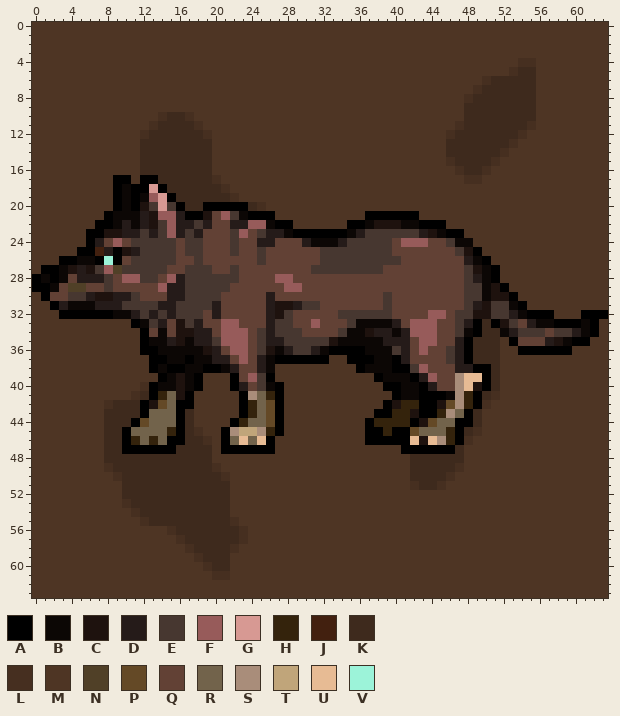
Pixel-art sprite -- png/left/left1.png. The first picture shows the starting point.
The file is 64x64 pixels. Colours within 5 levels of each other are drawn and written as one.
Palette (. is transparent): A #000000  B #0c0705  C #1e120e  D #251b19  E #473730  F #975b5a  G #d79993  H #34230c  J #42200f  K #3e2a1d  L #462f20  M #4e3524  N #504027  P #644926  Q #624135  R #72634b  S #a98d7a  T #c0a57a  U #e7bb94  V #9cf3d9
Pixels before (only the part around the change), first column x 0:
10 MMMMMMMMMMMMMMLKKLMMMMMMMMMMMMMMMMMMMMMMMMMMMMMMKKKKKKKKMMMMMMMM
11 MMMMMMMMMMMMMLKKKKLMMMMMMMMMMMMMMMMMMMMMMMMMMMMLKKKKKKKLMMMMMMMM
12 MMMMMMMMMMMMLKKKKKKLMMMMMMMMMMMMMMMMMMMMMMMMMMLKKKKKKKLMMMMMMMMM
13 MMMMMMMMMMMMKKKKKKKKMMMMMMMMMMMMMMMMMMMMMMMMMMKKKKKKKLMMMMMMMMMM
14 MMMMMMMMMMMMKKKKKKKKMMMMMMMMMMMMMMMMMMMMMMMMMMKKKKKKLMMMMMMMMMMM
15 MMMMMMMMMMMMKKKKKKKKMMMMMMMMMMMMMMMMMMMMMMMMMMLKKKKLMMMMMMMMMMMM
16 MMMMMMMMMMMMKKKKKKKKMMMMMMMMMMMMMMMMMMMMMMMMMMMLKKLMMMMMMMMMMMMM
17 MMMMMMMMMAAMAAKKKKKKLMMMMMMMMMMMMMMMMMMMMMMMMMMMLLMMMMMMMMMMMMMM
18 MMMMMMMMMABAAGAKKKKKKLMMMMMMMMMMMMMMMMMMMMMMMMMMMMMMMMMMMMMMMMMM
19 MMMMMMMMMABABFGAKKKKKKLMMMMMMMMMMMMMMMMMMMMMMMMMMMMMMMMMMMMMMMMM
20 MMMMMMMMMABACEGEAKKAAAAAKLMMMMMMMMMMMMMMMMMMMMMMMMMMMMMMMMMMMMMM
21 MMMMMMMMABBBDCFFDAACQFEBAAAMMMMMMMMMMAAAAAAMMMMMMMMMMMMMMMMMMMMM
22 MMMMMMMAABDBDCEFDDEDQQDDFFBAAMMMMMMAABCCCBBAAAMMMMMMMMMMMMMMMMMM
23 MMMMMMAACCDDEDEFDEDQQQEFQEDDBAAAAAABDEEEEEEDCBAAMMMMMMMMMMMMMMMM
24 MMMMMMADQFQEEEEEQEEQQQEQQDDQQQDBBBDEEEEEQFFFQQEBBMMMMMMMMMMMMMMM
25 MMMMMAAJDACDEEEEQEEQQQEQQEQQQQQQEEEEEEEEQQQQQQQECAMMMMMMMMMMMMMM
26 MMMAABBAVAQEEEEEQQEQQQQQQEQQQQQQEEEEEEEEEQQQQQQQDBAMMMMMMMMMMMMM
27 MAABCDCEFNEEEEEQQEEEQQEQQQQQQQQEEEEEEEEQQQQQQQQQECBAMMMMMMMMMMMM
28 ABABQDDDEQFFEEQFDEEEEEEQQQQFFQQQQQQQQQQQQQQQQQQQEDBAMMMMMMMMMMMM
29 AABQNNQQEQQQQQFDDEEEEEQQQQQQFFQQQQQQQQQQQQQQQQQQEEBCAMMMMMMMMMMM
30 MAQQEEDCCDDEQQQDDEEEEQQQQQDQQQQQQQQQQQQEQQQQQQQQEEBCCAMMMMMMMMMM
31 MMADBBBDDDEEEEDDEEEEDQQQQQDCCDEEQQQQQQQEQQQQQQQQEDCEEBAMMMMMMMMM
32 MMMAAAAAABBDEDEDEEEQDQQQQQDCEQQQQQEEEEEEQQQQFFQEECCEEDBAAAMMMAAA
33 MMMMMMMMMMMABEDQCEDQQFFQQQDEEQQFQQQEBBBBDQFFFQQEDAKACEQDBBAAABAM
34 MMMMMMMMMMMMAQBQCCDDQFFFQEDEEEQQQQEBBCDDBDFFFQQEBAKKBDEEEQEEDBAM
35 MMMMMMMMMMMMABBDCBDDEFFFQEDDEEEEECBBBBBDDDQFFQQDAKKKMAQQQDCBAAMM
36 MMMMMMMMMMMMAABBBBBCDQFFQECBDEEDBAAAABBBEDQFQQEDAKKKMMAAAAAAMMMM
37 MMMMMMMMMMMMMAABBABBDDQFQDBAAAAAAMMAAABBADQQQQEDAKKKMMMMMMMMMMMM
38 MMMMMMMMMMMMMABAABBAABDQQDBMMMMMMMMMABBBAAEFQQQDDAAKMMMMMMMMMMMM
39 MMMMMMMMMMMMMMABCBAMMMAQFEAMMMMMMMMMMMABBBADFQQSUUAKMMMMMMMMMMMM
40 MMMMMMMMMMMMLABBCBAMMMADQEBAMMMMMMMMMMMAABBADQQSUCAKMMMMMMMMMMMM
41 MMMMMMMMMMMLKAHRCAMMMMMASRHAMMMMMMMMMMMMABBAAABSHAKLMMMMMMMMMMMM
42 MMMMMMMMLKKKACPRAAMMMMMAHRPAMMMMMMMMMMMACHHAACPSHALMMMMMMMMMMMMM
43 MMMMMMMMKKKKARRRAKMMMMMAHRPAMMMMMMMMMMAAHHCAAHSRAKMMMMMMMMMMMMMM
44 MMMMMMMMKKKAPRRRAKMMMMAHRRPAMMMMMMMMMAHHHHACPRRAAKMMMMMMMMMMMMMM
45 MMMMMMMMKKARRRRHAKLMMASTTSHAMMMMMMMMMAAHAAPRRRHAKLMMMMMMMMMMMMMM
46 MMMMMMMMKKAHRHRAAKKLMARURUAMMMMMMMMMMAAAAAUCUSHALMMMMMMMMMMMMMMM
47 MMMMMMMMKKAAAAAAKKKKMAAAAAAMMMMMMMMMMMMMMAAAAAAKMMMMMMMMMMMMMMMM
48 MMMMMMMMKKKKKKKKKKKKMMMMMMMMMMMMMMMMMMMMMMKKKKKKMMMMMMMMMMMMMMMM
49 MMMMMMMMLKKKKKKKKKKKLMMMMMMMMMMMMMMMMMMMMMKKKKKLMMMMMMMMMMMMMMMM
50 MMMMMMMMMLKKKKKKKKKKKLMMMMMMMMMMMMMMMMMMMMKKKKLMMMMMMMMMMMMMMMMM
51 MMMMMMMMMMKKKKKKKKKKKKMMMMMMMMMMMMMMMMMMMMLKKLMMMMMMMMMMMMMMMMMM
52 MMMMMMMMMMKKKKKKKKKKKKMMMMMMMMMMMMMMMMMMMMMMMMMMMMMMMMMMMMMMMMMM
53 MMMMMMMMMMLKKKKKKKKKKKMMMMMMMMMMMMMMMMMMMMMMMMMMMMMMMMMMMMMMMMMM
54 MMMMMMMMMMMLKKKKKKKKKKMMMMMMMMMMMMMMMMMMMMMMMMMMMMMMMMMMMMMMMMMM
55 MMMMMMMMMMMMLKKKKKKKKKLMMMMMMMMMMMMMMMMMMMMMMMMMMMMMMMMMMMMMMMMM
56 MMMMMMMMMMMMMMMLKKKKKKKLMMMMMMMMMMMMMMMMMMMMMMMMMMMMMMMMMMMMMMMM
57 MMMMMMMMMMMMMMMMLKKKKKKLMMMMMMMMMMMMMMMMMMMMMMMMMMMMMMMMMMMMMMMM
58 MMMMMMMMMMMMMMMMMLKKKKLMMMMMMMMMMMMMMMMMMMMMMMMMMMMMMMMMMMMMMMMM
Once edited:
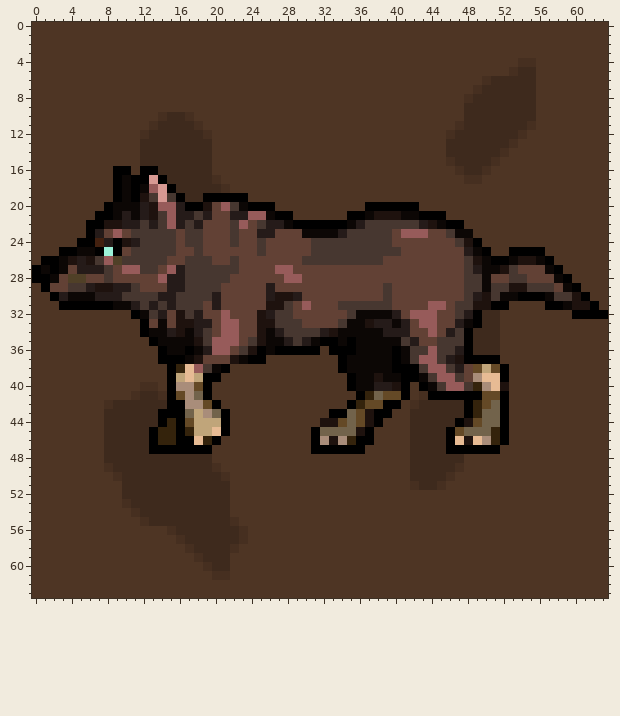
Edits made:
y 16: x 9..10 MM -> AA; x 12..13 KK -> AA
y 17: x 10..11 AM -> BA; x 13..14 AK -> GA
y 18: x 12..15 AGAK -> BFGA
y 19: x 12..13 BF -> CE; x 15..16 AK -> EA; x 19..23 KKKLM -> AAAAA
y 20: x 8..9 MA -> AB; x 11..26 ACEGEAKKAAAAAKLM -> BDCFFDAACQFEBAAA; x 37..42 MMMMMM -> AAAAAA
y 21: x 7 M -> A; x 10 B -> D; x 14 F -> E; x 17..19 AAC -> DED; x 21..28 FEBAAAMM -> QDDFFBAA; x 35..45 MMAAAAAAMMM -> AABCCCBBAAA
y 22: x 6 M -> A; x 8..9 AB -> CC; x 11..13 BDC -> DED; x 17..19 DED -> EDQ; x 22..47 DDFFBAAMMMMMMAABCCCBBAAAMM -> EFQEDDBAAAAAABDEEEEEEDCBAA
y 23: x 7..11 ACCDD -> DQFQE; x 13 D -> E; x 15..16 FD -> EQ; x 18 D -> E; x 23 F -> Q; x 25 E -> D; x 27..36 DBAAAAAABD -> QQQBBBBDEE; x 40..48 EEEDCBAAM -> QFFFQQEBB
y 24: x 5 M -> A; x 7..11 DQFQE -> JDACD; x 25..26 DD -> EQ; x 30..34 DBBBD -> QEEEE; x 41..43 FFF -> QQQ; x 46..49 EBBM -> QECA
y 25: x 3..8 MMAAJD -> AABBAV; x 10..11 CD -> QE; x 17 E -> Q; x 22 E -> Q; x 31 Q -> E; x 40 Q -> E; x 47..50 ECAM -> QDBA; x 53..56 MMMM -> AAAA
y 26: x 1..10 MMAABBAVAQ -> AABCDCEFNE; x 15 E -> Q; x 17 Q -> E; x 19 Q -> E; x 22 Q -> E; x 25 E -> Q; x 30..31 QQ -> EE; x 39..40 EE -> QQ; x 48..57 DBAMMMMMMM -> ECBAABCCBA
y 27: x 0..1 MA -> AB; x 4 C -> Q; x 6..11 CEFNEE -> DDEQFF; x 14..16 EQQ -> QFD; x 20..21 QQ -> EE; x 27..28 QQ -> FF; x 31..38 EEEEEEEE -> QQQQQQQQ; x 49 C -> D; x 51..58 AMMMMMMM -> BCEQQQBA
y 28: x 1..7 BABQDDD -> ABQNNQQ; x 10..15 FFEEQF -> QQQQFD; x 22 E -> Q; x 27 F -> Q; x 29 Q -> F; x 49 D -> E; x 51..59 AMMMMMMMM -> QQEEQQQBA
y 29: x 0 A -> M; x 2 B -> Q; x 4..11 NNQQEQQQ -> EEDCCDDE; x 14 F -> Q; x 21 E -> Q; x 26 Q -> D; x 28..29 FF -> QQ; x 39 Q -> E; x 51..60 CAMMMMMMMM -> EECCEEEQBA
y 30: x 1..8 AQQEEDCC -> MADBBBDD; x 10 D -> E; x 12..14 QQQ -> EED; x 16 D -> E; x 20 E -> D; x 27..29 QQQ -> CCD; x 49..61 EBCCAMMMMMMMM -> DCEBBAAABEECA
y 31: x 2..11 ADBBBDDDEE -> MAAAAAABBD; x 13..14 ED -> DE; x 19 E -> Q; x 26 D -> C; x 28..31 CDEE -> EQFQ; x 34..38 QQQQQ -> EEEEE; x 44..45 QQ -> FF; x 47 Q -> E; x 49 D -> C; x 51..54 EEBA -> AAMM; x 57..62 MMMMMM -> AABCCA
y 32: x 3..16 AAAAAABBDEDEDE -> MMMMMMMMABEDQC; x 18 E -> D; x 20..21 DQ -> QF; x 25 Q -> C; x 27 C -> E; x 34 E -> Q; x 36..40 EEEEQ -> BBBBD; x 42..43 QQ -> FF; x 45 F -> Q; x 48..57 ECCEEDBAAA -> DAKKMMMMMM; x 60 M -> A
y 33: x 11..14 ABED -> MAQB; x 17 E -> C; x 19 Q -> D; x 25..26 QD -> CC; x 29 Q -> E; x 31 F -> Q; x 34..35 QE -> EB; x 37..42 BBBDQF -> CDDBDQ; x 47..48 ED -> DB; x 51..62 ACEQDBBAAABA -> KMMMMMMMMMMM
y 34: x 13 Q -> B; x 15 Q -> D; x 17 C -> B; x 19 D -> E; x 23 F -> Q; x 25..27 EDE -> CBD; x 30..34 QQQQE -> EEDCB; x 37..38 CD -> BB; x 40 B -> D; x 42..43 FF -> QQ; x 46 Q -> D; x 48..49 BA -> AK; x 52..62 BDEEEQEEDBA -> MMMMMMMMMMM
y 35: x 12..13 AB -> MA; x 15..16 DC -> BB; x 18..20 DDE -> CEF; x 23..28 FQEDDE -> QECBBD; x 30..33 EEEC -> DBAA; x 35 B -> A; x 39..47 DDDQFFQQD -> BBEDQQEEE; x 53..61 AQQQDCBAA -> MMMMMMMMM
y 36: x 12..14 AAB -> MMA; x 17 B -> A; x 19..32 CDQFFQECBDEEDB -> DFFQECABAAAAAM; x 36 A -> B; x 40..45 EDQFQQ -> ABEEFE; x 54..59 AAAAAA -> MMMMMM
y 37: x 13 A -> M; x 15..32 BBABBDDQFQDBAAAAAA -> AABCQQQCBAAMMMMMMM; x 34..37 MAAA -> ABBB; x 41..47 DQQQQED -> BEFFEDC; x 49..51 KKK -> AAA
y 38: x 13..14 AB -> MM; x 16..26 ABBAABDQQDB -> HUFEBAMMMMM; x 34..36 MMA -> ABB; x 42..46 EFQQQ -> AEFFE; x 48..52 DAAKM -> QPTPA
y 39: x 14..20 ABCBAMM -> MATUTAA; x 22..26 AQFEA -> MMMMM; x 35..38 MMMA -> ABBC; x 41 B -> A; x 43..52 DFQQSUUAKM -> BEFFEQSUUA
y 40: x 13..19 ABBCBAM -> LMASSPA; x 22..27 ADQEBA -> MMMMMM; x 35..42 MMMMAABB -> ABBDDCAM; x 44..52 DQQSUCAKM -> BEFFEHSUC
y 41: x 13..19 AHRCAMM -> KLAPSRA; x 23..27 ASRHA -> MMMMM; x 36..43 MMMMABBA -> AHRPPAML; x 46..48 BSH -> AAA; x 50..52 KLM -> PPA
y 42: x 12..15 ACPR -> KKKA; x 17..20 AMMM -> SSPA; x 23..27 AHRPA -> MMMMM; x 35..38 MMMM -> AHPP; x 40..52 CHHAACPSHALMM -> AMLKKKKKAHPRA
y 43: x 12..15 ARRR -> KKAA; x 17..21 KMMMM -> RTSRA; x 23..27 AHRPA -> MMMMM; x 33..37 MMMMM -> AARPC; x 40..47 HHCAAHSR -> MMKKKKKK; x 49..52 KMMM -> HRRA
y 44: x 11..15 APRRR -> KKKAH; x 17..27 KMMMMAHRRPA -> PTTTAMMMMMM; x 32..46 MMMMMAHHHHACPRR -> CCPRPCAMMMKKKKK; x 48..52 AKMMM -> CPRRA
y 45: x 10..14 ARRRR -> KKKAH; x 17..20 KLMM -> HTTU; x 22..27 STTSHA -> MMMMMM; x 31..36 MMMMMM -> ARRRRC; x 38..52 AHAAPRRRHAKLMMM -> MMMMKKKKAPRRRHA
y 46: x 10..15 AHRHRA -> KKKAHH; x 17..26 KKLMARURUA -> AUHAMMMMMM; x 31..36 MMMMMM -> ASCSHA; x 38..52 AAAAUCUSHALMMMM -> MMMMKKKKAUCUSHA
y 47: x 10..12 AAA -> KKK; x 16..19 KKKK -> AAAA; x 21..26 AAAAAA -> MMMMMM; x 31..36 MMMMMM -> AAAAAA; x 41..45 AAAAA -> MKKKK; x 47..51 KMMMM -> AAAAA
Changed places in both pictures, as pixel boxes (x1, y1, x2, y2):
changed: (32, 166, 599, 454)
